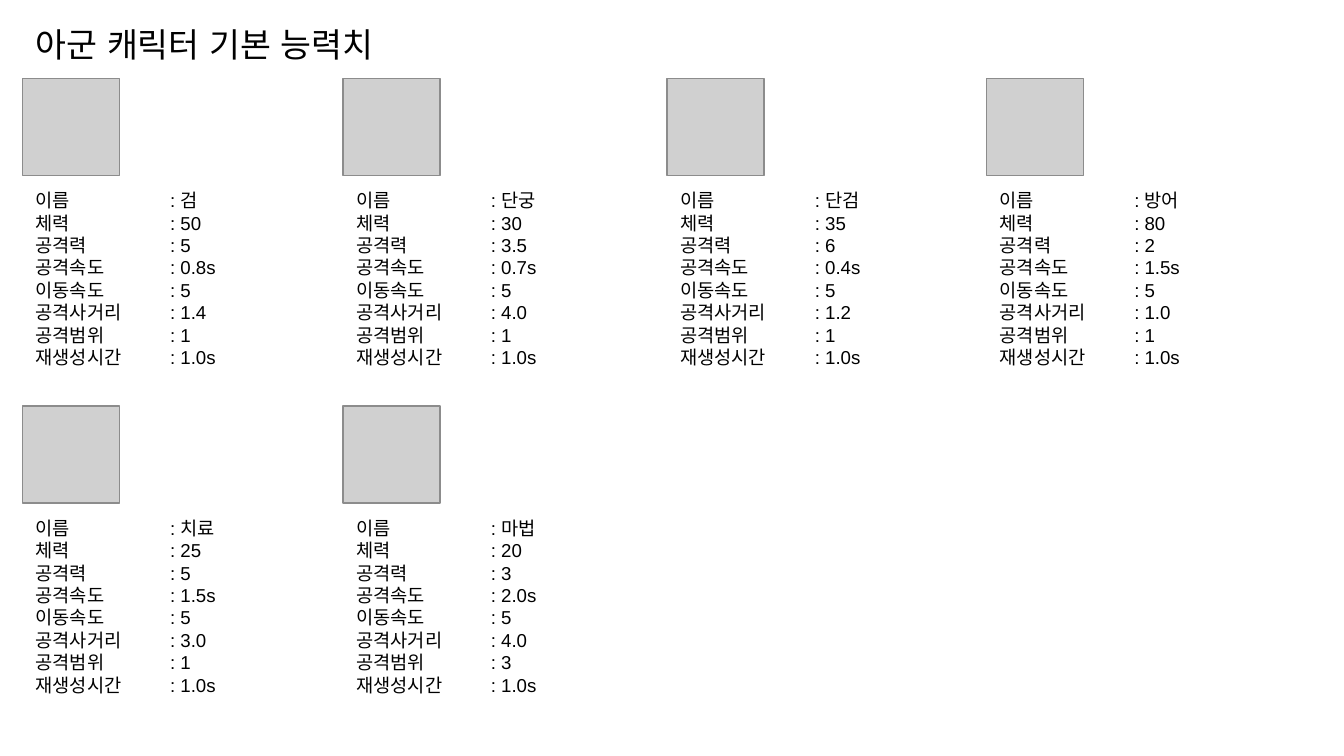
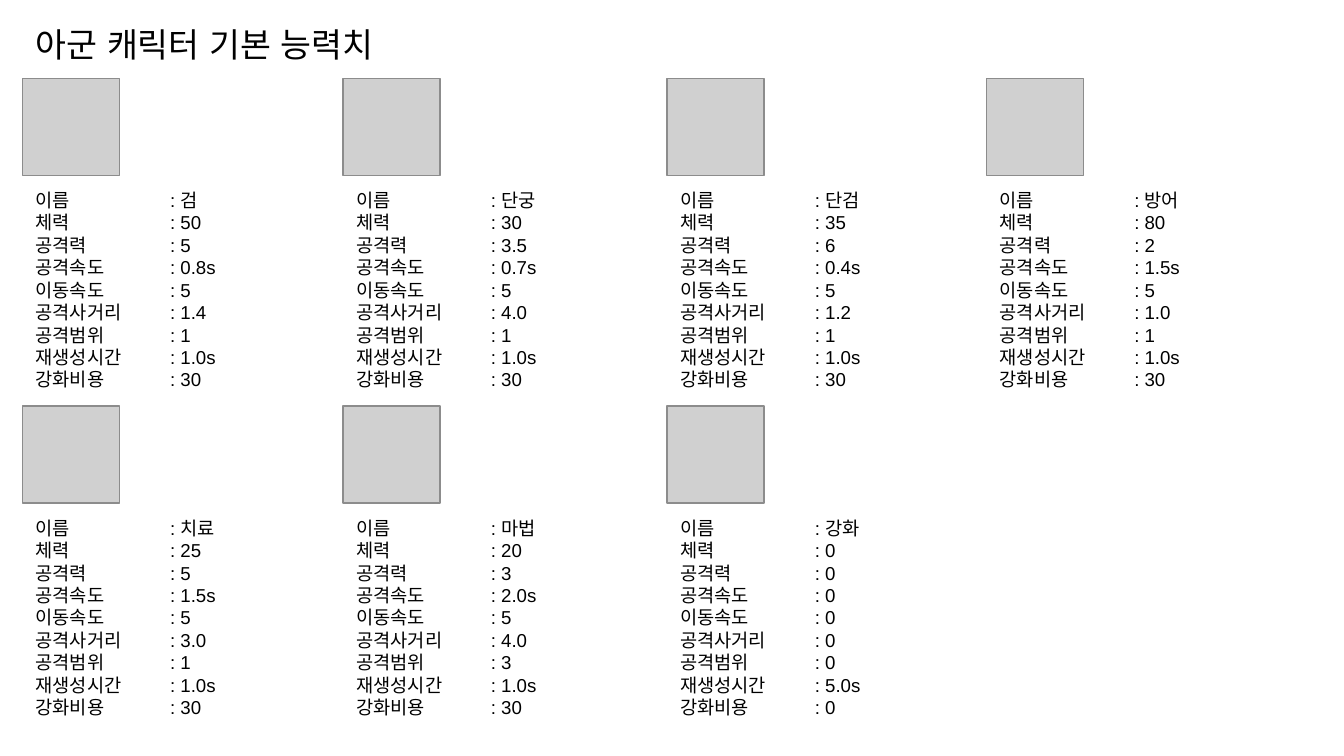
Before and after one commit to byeongyupKim/dlfqks, a slide deck: slide 3 of 기획문서/기획.pptx. Drawn at 1344x756 pixels with LibreOffice and Linux fonts; fonts in the diff are those of the drawing; grey boxes stand for pictures. Boxes give left, top, right and bottom in pixels: in the first picture for what was removed or moved away, otherwise in the second. Text is boxed around its words. In the diff, an @@ line names an element or a change of style, - is before the commit and + after.

```diff
--- a/기획문서/기획.pptx
+++ b/기획문서/기획.pptx
@@ text at <box>357,216,522,388</box>: paragraph added @@
+강화비용 : 30
@@ text at <box>36,370,201,388</box>: paragraph added @@
+강화비용 : 30
@@ text at <box>680,370,846,388</box>: paragraph added @@
+강화비용 : 30
@@ text at <box>1000,370,1166,388</box>: paragraph added @@
+강화비용 : 30
@@ picture added at <box>667,406,763,503</box> @@
@@ text added at <box>680,519,835,716</box>, 10 pt, text #000000 @@
+이름 : 강화
+체력 : 0
+공격력 : 0
+공격속도 : 0
+이동속도 : 0
+공격사거리 : 0
+공격범위 : 0
+재생성시간 : 5.0s
+강화비용 : 0
@@ text at <box>36,698,201,716</box>: paragraph added @@
+강화비용 : 30
@@ text at <box>357,698,522,716</box>: paragraph added @@
+강화비용 : 30
```
Also in this commit, not shown: 14 other slides changed, 1 slide removed.
